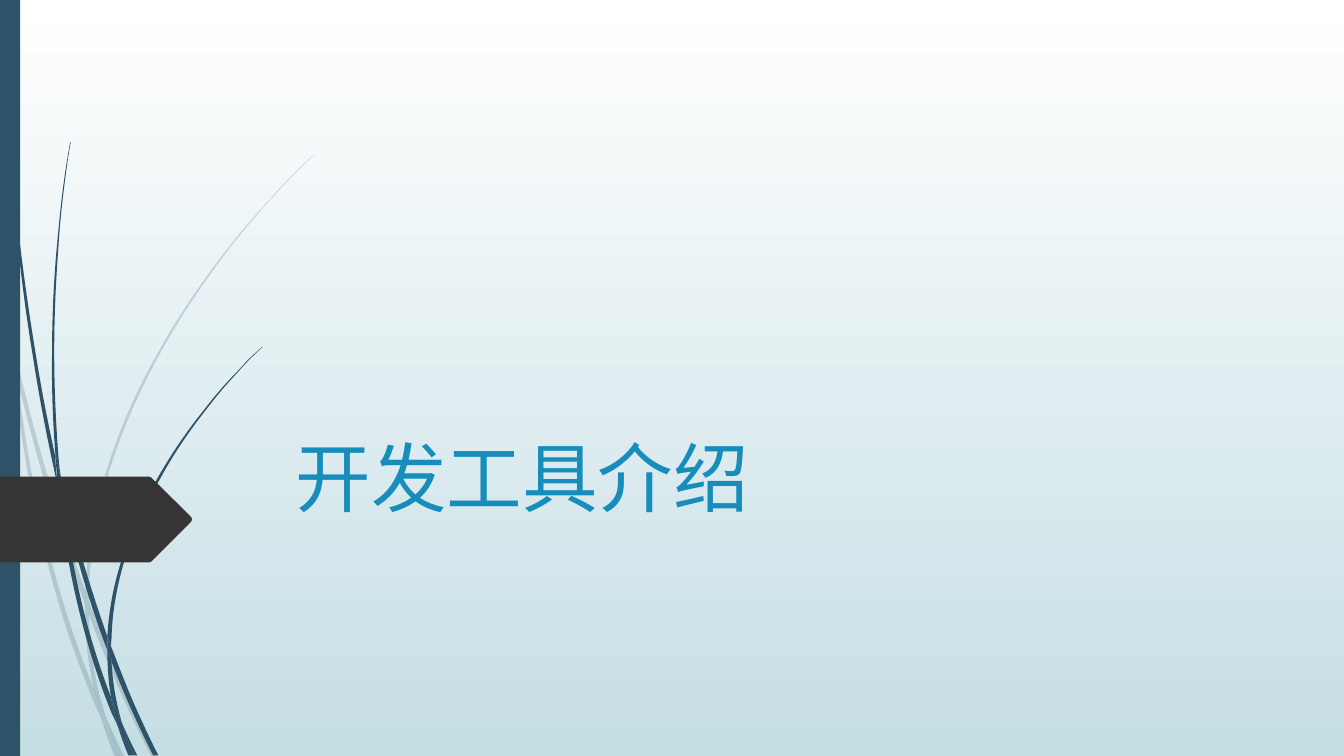
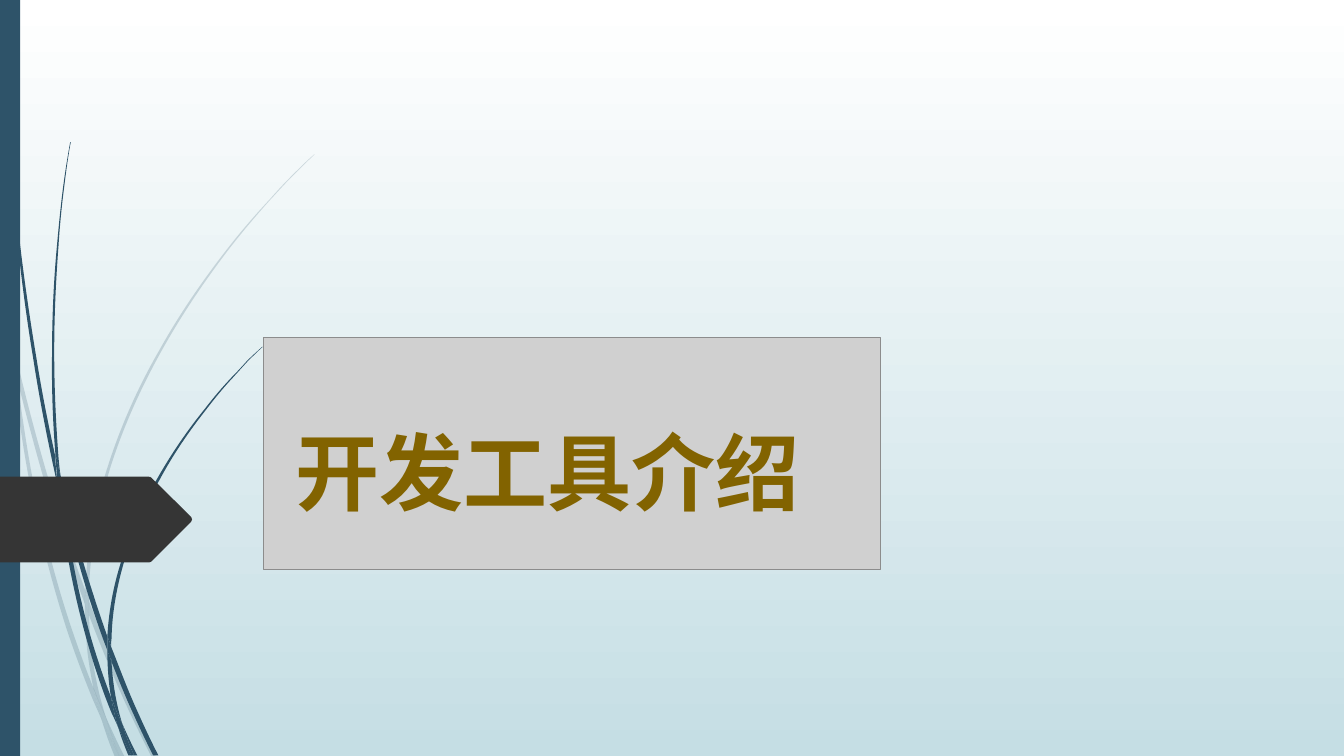
Before and after one commit to dean2015/documents, a slide deck: slide 7 of 201805/JAVA 基础介绍.pptx (slide 8 before the commit). Drawn at 1344x756 pixels with LibreOffice and Linux fonts; fonts in the diff are those of the drawing; grey boxes stand for pictures. Boxes give left, top, right and bottom in pixels: in the first picture for what was removed or moved away, otherwise in the second. Text is boxed around its words. In the diff, an @@ line names an element or a change of style, - is before the commit and + after.

```diff
--- a/201805/JAVA 基础介绍.pptx
+++ b/201805/JAVA 基础介绍.pptx
@@ title "开发工具介绍" at box(295, 431, 799, 512): size 54 to 60 pt, font League Spartan to Lato, text colour #178DBB to #826300, bold on @@
@@ picture added at box(263, 338, 880, 570) @@
```
Also in this commit, not shown: 3 other slides changed, 3 slides added, 5 slides removed, 12 other files.
